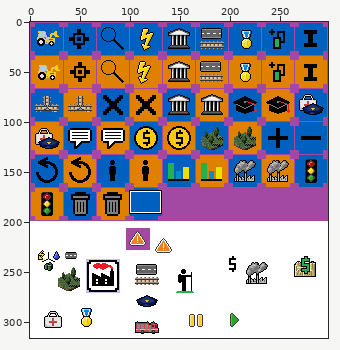
Two states of a sprite sheet, assets/sprites/menu_icons_.png. Above, an overview of the earlier version with the close-up marked.
Close-up. Before:
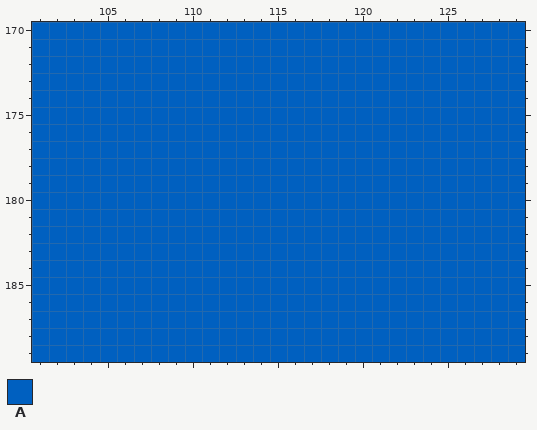
The file is 298x316 pixels. Colours within 5 levels of each other are drawn and written as one. Shown: x 101..129, y 170..189. The commit also changed other parts of the picture, which this record leaves out.
Palette (. is transparent): A #0060c0
Pixels before, first column x 101:
170 AAAAAAAAAAAAAAAAAAAAAAAAAAAAA
171 AAAAAAAAAAAAAAAAAAAAAAAAAAAAA
172 AAAAAAAAAAAAAAAAAAAAAAAAAAAAA
173 AAAAAAAAAAAAAAAAAAAAAAAAAAAAA
174 AAAAAAAAAAAAAAAAAAAAAAAAAAAAA
175 AAAAAAAAAAAAAAAAAAAAAAAAAAAAA
176 AAAAAAAAAAAAAAAAAAAAAAAAAAAAA
177 AAAAAAAAAAAAAAAAAAAAAAAAAAAAA
178 AAAAAAAAAAAAAAAAAAAAAAAAAAAAA
179 AAAAAAAAAAAAAAAAAAAAAAAAAAAAA
180 AAAAAAAAAAAAAAAAAAAAAAAAAAAAA
181 AAAAAAAAAAAAAAAAAAAAAAAAAAAAA
182 AAAAAAAAAAAAAAAAAAAAAAAAAAAAA
183 AAAAAAAAAAAAAAAAAAAAAAAAAAAAA
184 AAAAAAAAAAAAAAAAAAAAAAAAAAAAA
185 AAAAAAAAAAAAAAAAAAAAAAAAAAAAA
186 AAAAAAAAAAAAAAAAAAAAAAAAAAAAA
187 AAAAAAAAAAAAAAAAAAAAAAAAAAAAA
188 AAAAAAAAAAAAAAAAAAAAAAAAAAAAA
189 AAAAAAAAAAAAAAAAAAAAAAAAAAAAA
The same view after the edit:
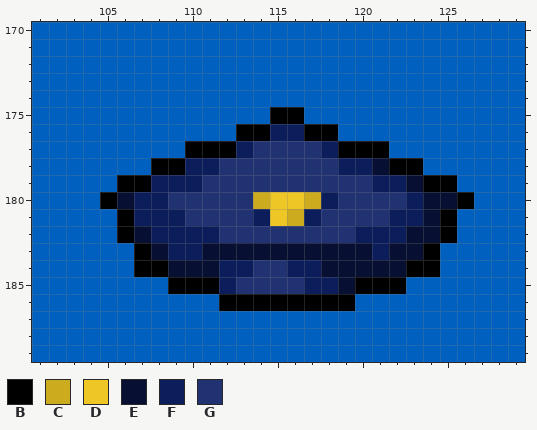
Colours new in this view: B #000000  C #cdab1f  D #eec625  E #071033  F #0c1d5b  G #213273
Change:
{"y":175,"x":115,"old":"AA","new":"BB"}
{"y":176,"x":113,"old":"AAAAAA","new":"BBFFBB"}
{"y":177,"x":110,"old":"AAAAAAAAAAAA","new":"BBBFGGGGFBBB"}
{"y":178,"x":108,"old":"AAAAAAAAAAAAAAAA","new":"BBFFGGGGGGGFFEBB"}
{"y":179,"x":106,"old":"AAAAAAAAAAAAAAAAAAAA","new":"BBFFFGGGGGGGGGGFFEBB"}
{"y":180,"x":105,"old":"AAAAAAAAAAAAAAAAAAAAAA","new":"BEFFGGGGGCDDCFGGGGFEEB"}
{"y":181,"x":106,"old":"AAAAAAAAAAAAAAAAAAAA","new":"BFFFGGGGFDCFGGGGFFEB"}
{"y":182,"x":106,"old":"AAAAAAAAAAAAAAAAAAAA","new":"BEFFFFGGGGGGGGFFFEEB"}
{"y":183,"x":107,"old":"AAAAAAAAAAAAAAAAAA","new":"BEFFEEEEEEEEEEFEEB"}
{"y":184,"x":107,"old":"AAAAAAAAAAAAAAAAAA","new":"BBEEEFFGGFFEEEEEBB"}
{"y":185,"x":109,"old":"AAAAAAAAAAAAAA","new":"BBBFGGGGFFEBBB"}
{"y":186,"x":112,"old":"AAAAAAAA","new":"BBBBBBBB"}
{"label":"changed","picture_box":[100,107,474,311]}
